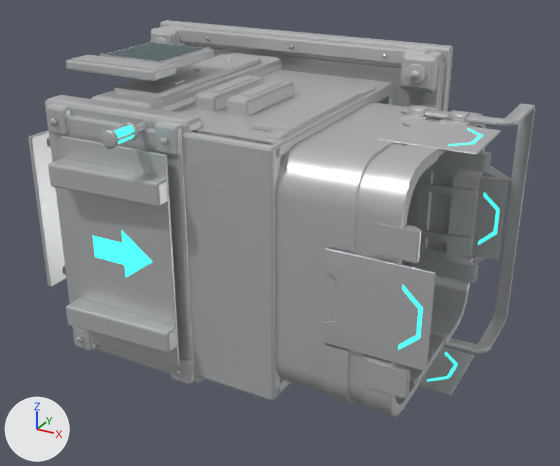
One commit to the OBJ model assets/models/lods/SM_TeleporterItemOutput_LOD1.obj: the scene before it, then after it.
Before and after are seen from a 50 mm lens placed at (377.0, -742.0, 274.0), pointed at (57.0, -159.0, -17.0). The lights are fixed; the arrows at lower left show +X, +Y and +Z. The first picture is the older version. Where no turn or scale is listed for an object, it has been applied to the vertices.

Script lines for the objects in view, before the commit:
```python
me_sm_teleporteritemoutput_001 = bpy.data.meshes.new('SM_TeleporterItemOutput.001')
me_sm_teleporteritemoutput_001.from_pydata(...)  # 7450 vertices, 13902 faces, 13 loose edges; spans x -180.0..253.0, y -323.0..0.0, z -146.0..146.0
# faces by material slot: [13076, 822, 4]
me_sm_teleporteritemoutput_001.materials.append(mat_factory)  # light grey #c8cacb
me_sm_teleporteritemoutput_001.materials.append(mat_signal)  # cyan #38ead6, glowing cyan #3effe9
me_sm_teleporteritemoutput_001.materials.append(mat_screen)  # dark cyan #12424b
ob_sm_teleporteritemoutput_001 = bpy.data.objects.new('SM_TeleporterItemOutput.001', me_sm_teleporteritemoutput_001)
ob_sm_teleporteritemoutput_001.location = (0.0, 0.0, 0.0)
```
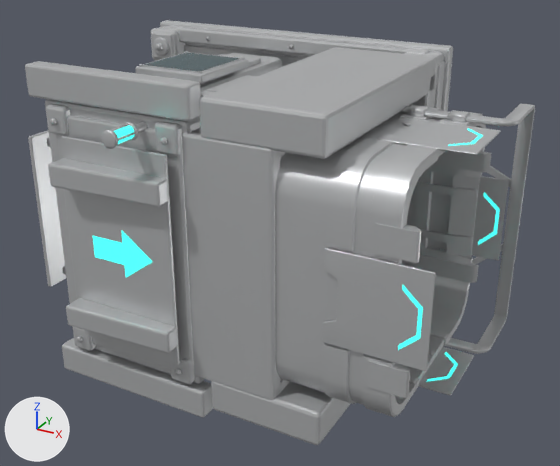
The change, as a diff of the scene's bpy script:
```diff
--- a/assets/models/lods/SM_TeleporterItemOutput_LOD1.obj.py
+++ b/assets/models/lods/SM_TeleporterItemOutput_LOD1.obj.py
@@ me_sm_teleporteritemoutput_001 @@
 # used by ob_sm_teleporteritemoutput_001; location = (0.0, 0.0, 0.0)
-me_sm_teleporteritemoutput_001.from_pydata(...)  # 7450 vertices, 13902 faces, 13 loose edges; spans x -180.0..253.0, y -323.0..0.0, z -146.0..146.0
+me_sm_teleporteritemoutput_001.from_pydata(...)  # 7608 vertices, 14198 faces, 13 loose edges; spans x -180.0..253.0, y -323.0..0.0, z -146.0..147.0
+# me_sm_teleporteritemoutput_001 part 1: the loose piece of 56 vertices spanning x -91.0..-19.0, y -223.0..-145.0, z 136.0..144.0 is moved by (21.0, 26.0, -12.0)
+# me_sm_teleporteritemoutput_001 part 2: the loose piece of 16 vertices spanning x -87.0..-23.0, y -219.0..-149.0, z 143.0..145.0 is moved by (21.0, 26.0, -11.0)
+# me_sm_teleporteritemoutput_001 part 3: the loose piece of 4 vertices spanning x -85.0..-25.0, y -217.0..-151.0, z 145.0 is moved by (21.0, 26.0, -12.0)
+# me_sm_teleporteritemoutput_001 part 4: the loose piece of 56 vertices spanning x -102.0..-8.0, y -249.0..-219.0, z 136.0..144.0 is moved by (21.0, 0.0, -12.0)
+# me_sm_teleporteritemoutput_001 part 5: a new loose piece of 56 vertices spanning x 56.0..160.0, y -282.0..-50.0, z -138.0..-106.0, in mat_factory (light grey #c8cacb)
+# me_sm_teleporteritemoutput_001 part 6: a new loose piece of 56 vertices spanning x 56.0..160.0, y -282.0..-50.0, z 106.0..138.0, in mat_factory (light grey #c8cacb)
+# me_sm_teleporteritemoutput_001 part 7: a new loose piece of 56 vertices spanning x 56.0..160.0, y -68.0..-44.0, z -125.0..125.0, in mat_factory (light grey #c8cacb)
+# me_sm_teleporteritemoutput_001 part 8: a new loose piece of 56 vertices spanning x -111.0..51.0, y -286.0..-270.0, z -146.0..-119.0, in mat_factory (light grey #c8cacb)
+# me_sm_teleporteritemoutput_001 part 9: a new loose piece of 56 vertices spanning x -111.0..51.0, y -286.0..-270.0, z 120.0..147.0, in mat_factory (light grey #c8cacb)
+# me_sm_teleporteritemoutput_001 part 10: the loose piece of 16 vertices spanning x -98.0..-12.0, y -246.0..-224.0, z 144.0..145.0 is deleted
+# me_sm_teleporteritemoutput_001 part 11: 10 vertices removed from x 129.0..147.0, y -44.0..-40.0, z 110.0..126.0
+# other edits to the shape of me_sm_teleporteritemoutput_001 do not show in these pictures
 me_sm_teleporteritemoutput_001.materials.append(mat_factory)
```

Boxes [x1, y1, x2, y2] around the edits, measured in the pictures (560 x 466 px; the box of a moved part takes in the faces that stretch with it):
'SM_TeleporterItemOutput.001', reshaped (7% taller): before [28, 20, 535, 417]; after [25, 20, 535, 445]
part 1 of me_sm_teleporteritemoutput_001, moved or reshaped: before [100, 49, 214, 69]; after [135, 59, 248, 84]
part 2 of me_sm_teleporteritemoutput_001, moved or reshaped: before [101, 43, 208, 63]; after [142, 52, 243, 74]
part 3 of me_sm_teleporteritemoutput_001, moved or reshaped: before [107, 43, 204, 61]; after [144, 52, 239, 71]
part 4 of me_sm_teleporteritemoutput_001, moved or reshaped (not visible afterwards): before [66, 60, 176, 81]
part 5 of me_sm_teleporteritemoutput_001, added: after [211, 381, 351, 445]
part 6 of me_sm_teleporteritemoutput_001, added: after [199, 47, 436, 159]
part 7 of me_sm_teleporteritemoutput_001, added: after [408, 70, 437, 108]
part 8 of me_sm_teleporteritemoutput_001, added: after [62, 338, 213, 418]
part 9 of me_sm_teleporteritemoutput_001, added: after [25, 61, 201, 121]
part 10 of me_sm_teleporteritemoutput_001, deleted: before [70, 55, 169, 70]
part 11 of me_sm_teleporteritemoutput_001, deleted: before [406, 64, 425, 85]
